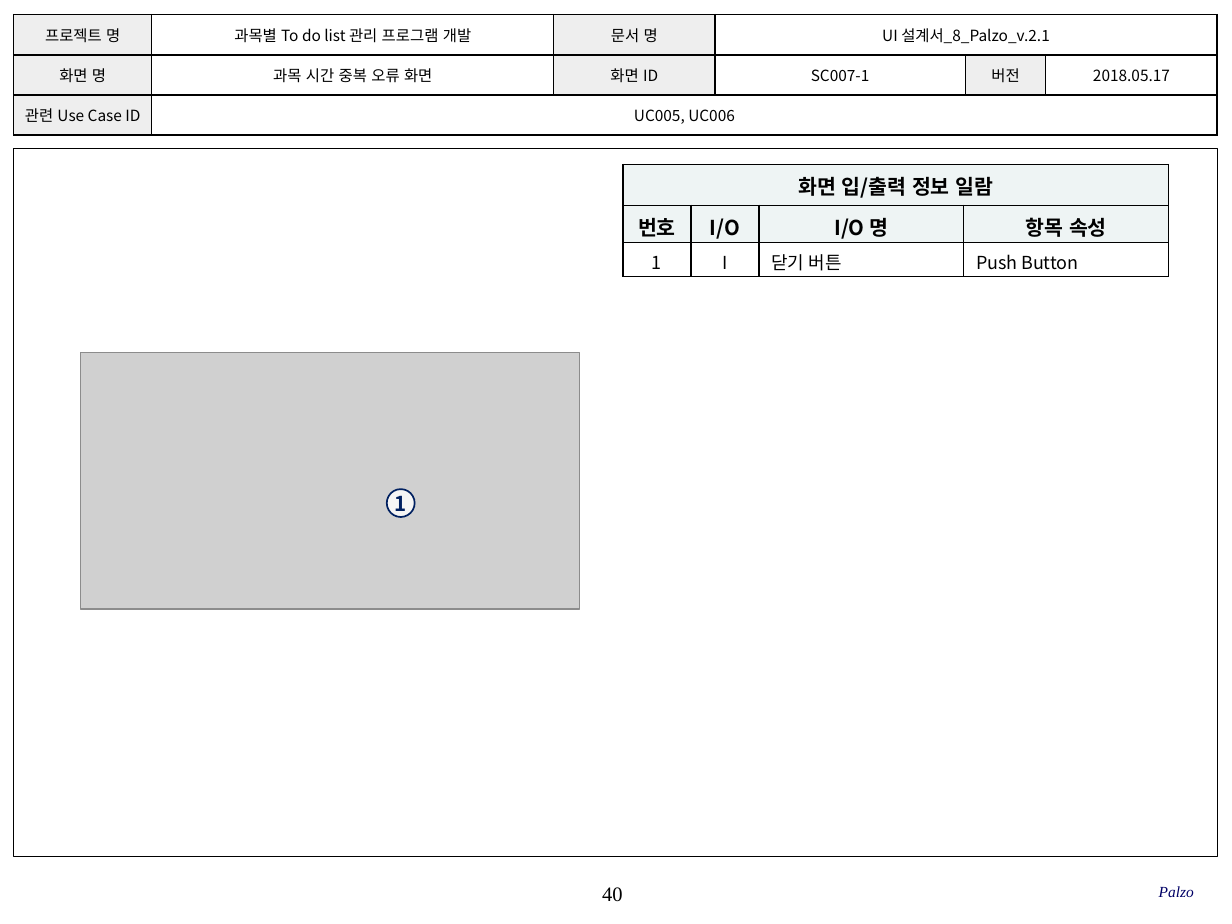
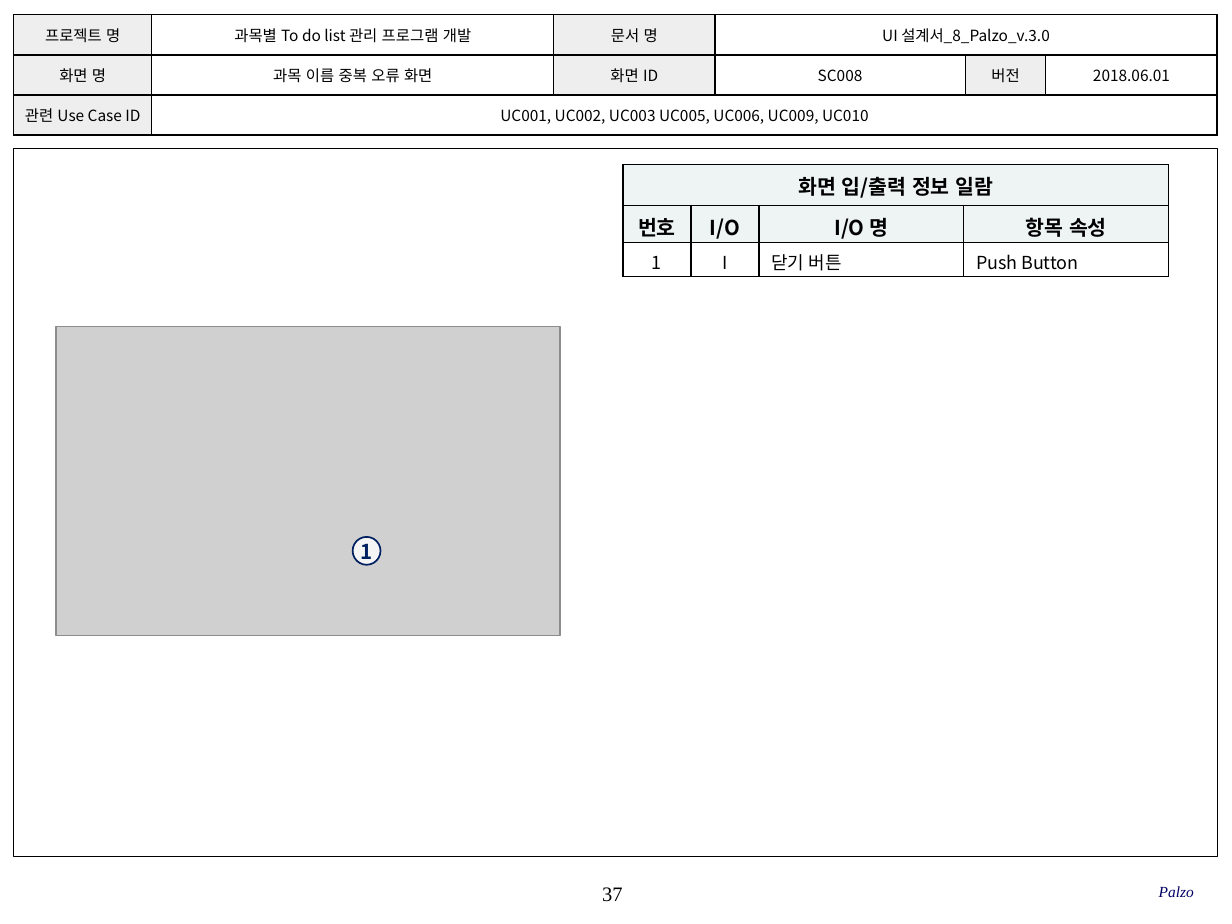
Before and after one commit to SMU-SE-Admin/18-1_8_PALZO_Doc, a slide deck: slide 37 of 03 설계/UI 설계서_8_Palzo.pptx (slide 40 before the commit). Drawn at 1232x924 pixels with LibreOffice and Linux fonts; fonts in the diff are those of the drawing; grey boxes stand for pictures; background and template pictures are left out. Boxes give left, top, right and bottom in pixels: in the first picture for what was removed or moved away, otherwise in the second. Text is boxed around its words. In the diff, an @@ line names an element or a change of style, - is before the commit and + after.

Commit message:
#1102 UI설계서 작성
화면 UI 수정, 일부 변경 (최종본)

```diff
--- a/03 설계/UI 설계서_8_Palzo.pptx
+++ b/03 설계/UI 설계서_8_Palzo.pptx
@@ table at [14,15,1216,136] @@
-row 1, column 4: UI 설계서_8_Palzo_v.2.1
+row 1, column 4: UI 설계서_8_Palzo_v.3.0
-row 2: 화면 명 | 과목 시간 중복 오류 화면 | 화면 ID | SC007-1 | 버전 | 2018.05.17
+row 2: 화면 명 | 과목 이름 중복 오류 화면 | 화면 ID | SC008 | 버전 | 2018.06.01
-row 3, column 2: UC005, UC006
+row 3, column 2: UC001, UC002, UC003 UC005, UC006, UC009, UC010
@@ picture: place and size @@
-picture at [80,352,579,609]
+picture at [55,326,559,636]
@@ ellipse "1": place and size @@
-ellipse "1" at [387,489,415,517]
+ellipse "1" at [352,537,381,565]
@@ page number at [602,887,622,902]: text changed @@
-40
+37
```
Also in this commit, not shown: 36 other slides changed, 1 slide added, 4 slides removed.
